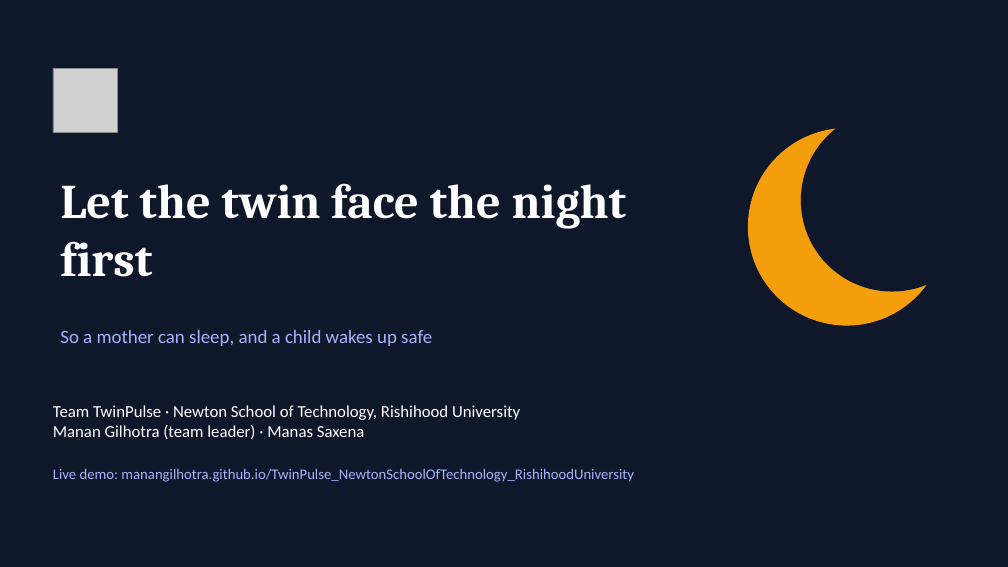
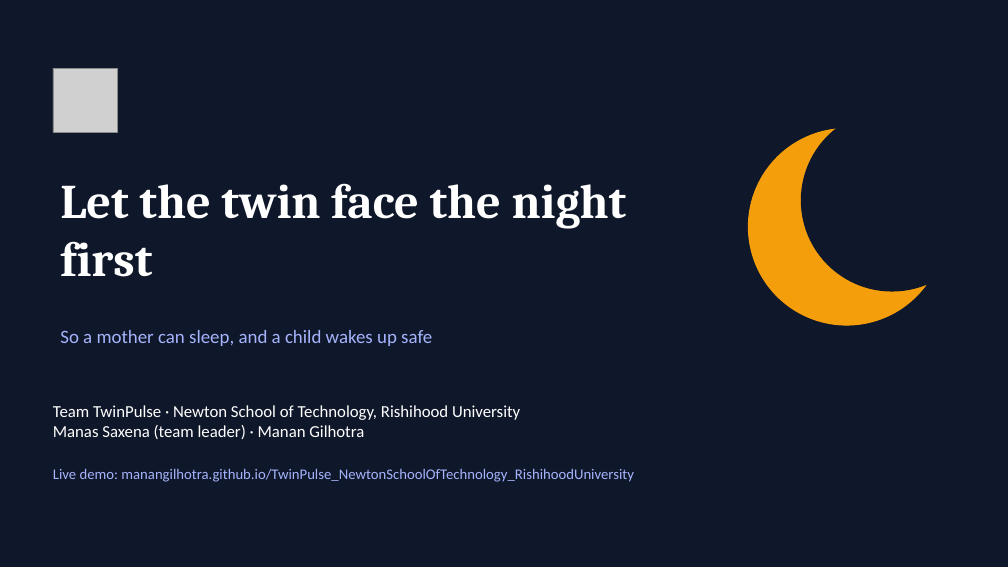
Before and after one commit to MananGilhotra/TwinPulse_NewtonSchoolOfTechnology_RishihoodUniversity, a slide deck: slide 18 of docs/TwinPulse_Presentation.pptx. Drawn at 1008x567 pixels with LibreOffice and Linux fonts; fonts in the diff are those of the drawing; grey boxes stand for pictures. Boxes give left, top, right and bottom in pixels: in the first picture for what was removed or moved away, otherwise in the second. Text is boxed around its words. In the diff, an @@ line names an element or a change of style, - is before the commit and + after.

```diff
--- a/docs/TwinPulse_Presentation.pptx
+++ b/docs/TwinPulse_Presentation.pptx
@@ text at <box>53,425,364,439</box>: text changed @@
-Manan Gilhotra (team leader) · Manas Saxena
+Manas Saxena (team leader) · Manan Gilhotra
```
Also in this commit, not shown: 1 other slide changed, 8 other files.
